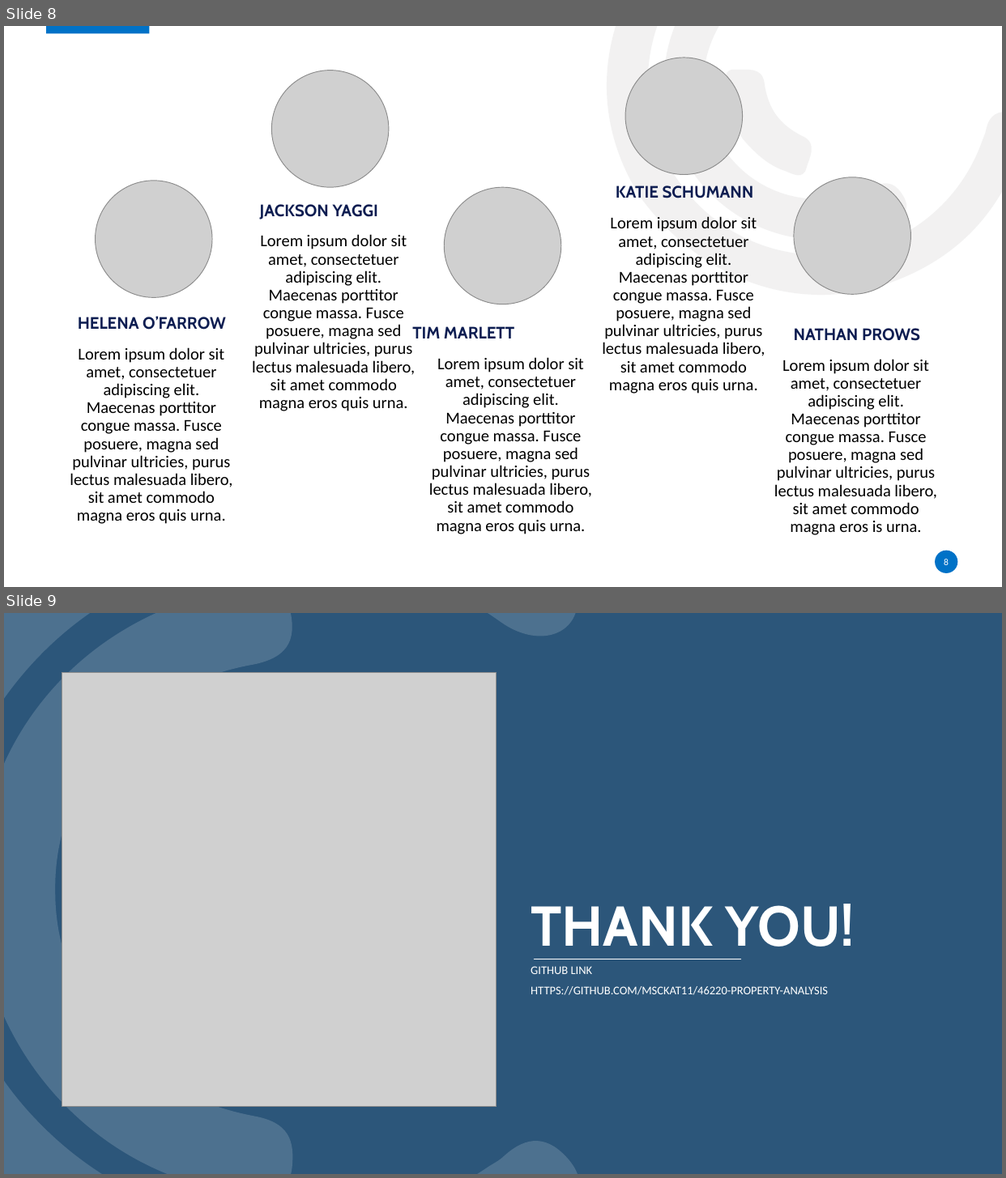
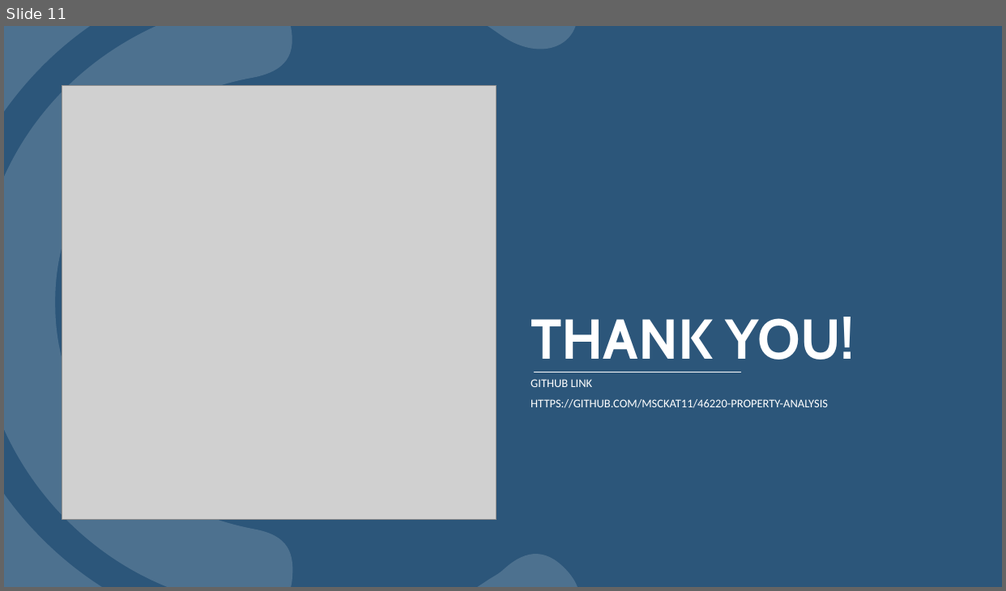
Before and after one commit to msckat11/46220-property-analysis, a slide deck: Broad ripple properties.pptx. Shown one above the other, each under a label of ours: slides 8 and 9 before the commit, slide 11 after it. The pictures are 1006x1178 and 1006x591 pixels, drawn with LibreOffice and Linux fonts; fonts in the diff are those of the drawing; grey boxes stand for pictures; background and template pictures are left out. Boxes give left, top, right and bottom in pixels: in the first picture for what was removed or moved away, otherwise in the second. Text is boxed around its words. In the diff, an @@ line names an element or a change of style, - is before the commit and + after.

```diff
--- a/Broad ripple properties.pptx
+++ b/Broad ripple properties.pptx
@@ slide 8 removed at [4, 26, 1002, 587], background #FFFFFF @@
@@ rectangle removed at [46, 26, 149, 33] @@
@@ freeform shape removed at [516, 26, 1002, 388] @@
@@ freeform shape removed at [600, 26, 916, 303] @@
@@ freeform shape removed at [703, 49, 830, 194] @@
@@ picture removed at [272, 71, 389, 187] @@
@@ picture removed at [625, 58, 742, 174] @@
@@ picture removed at [96, 181, 212, 297] @@
@@ picture removed at [444, 188, 561, 305] @@
@@ text removed at [616, 186, 754, 199] @@
-KATIE SCHUMANN
@@ picture removed at [794, 177, 910, 294] @@
@@ text removed at [260, 204, 378, 220] @@
-JACKSON YAGGI
@@ text removed at [602, 216, 765, 394] @@
-Lorem ipsum dolor sit amet, consectetuer adipiscing elit. Maecenas porttitor congue massa. Fusce posuere, magna sed pulvinar ultricies, purus lectus malesuada libero, sit amet commodo magna eros quis urna.
@@ text removed at [252, 234, 415, 412] @@
-Lorem ipsum dolor sit amet, consectetuer adipiscing elit. Maecenas porttitor congue massa. Fusce posuere, magna sed pulvinar ultricies, purus lectus malesuada libero, sit amet commodo magna eros quis urna.
@@ text removed at [78, 316, 226, 330] @@
-HELENA O’FARROW
@@ text removed at [412, 327, 514, 339] @@
-TIM MARLETT
@@ text removed at [794, 328, 920, 341] @@
-NATHAN PROWS
@@ text removed at [70, 348, 233, 524] @@
-Lorem ipsum dolor sit amet, consectetuer adipiscing elit. Maecenas porttitor congue massa. Fusce posuere, magna sed pulvinar ultricies, purus lectus malesuada libero, sit amet commodo magna eros quis urna.
@@ text removed at [429, 357, 592, 535] @@
-Lorem ipsum dolor sit amet, consectetuer adipiscing elit. Maecenas porttitor congue massa. Fusce posuere, magna sed pulvinar ultricies, purus lectus malesuada libero, sit amet commodo magna eros quis urna.
@@ text removed at [774, 359, 937, 535] @@
-Lorem ipsum dolor sit amet, consectetuer adipiscing elit. Maecenas porttitor congue massa. Fusce posuere, magna sed pulvinar ultricies, purus lectus malesuada libero, sit amet commodo magna eros is urna.
@@ ellipse removed at [936, 551, 958, 574] @@
@@ page number removed at [944, 559, 948, 565] @@
-8
@@ what was slide 9 is now slide 11 @@
```
Also in this commit, not shown: 1 slide changed, 5 slides added, 2 other slides removed.
